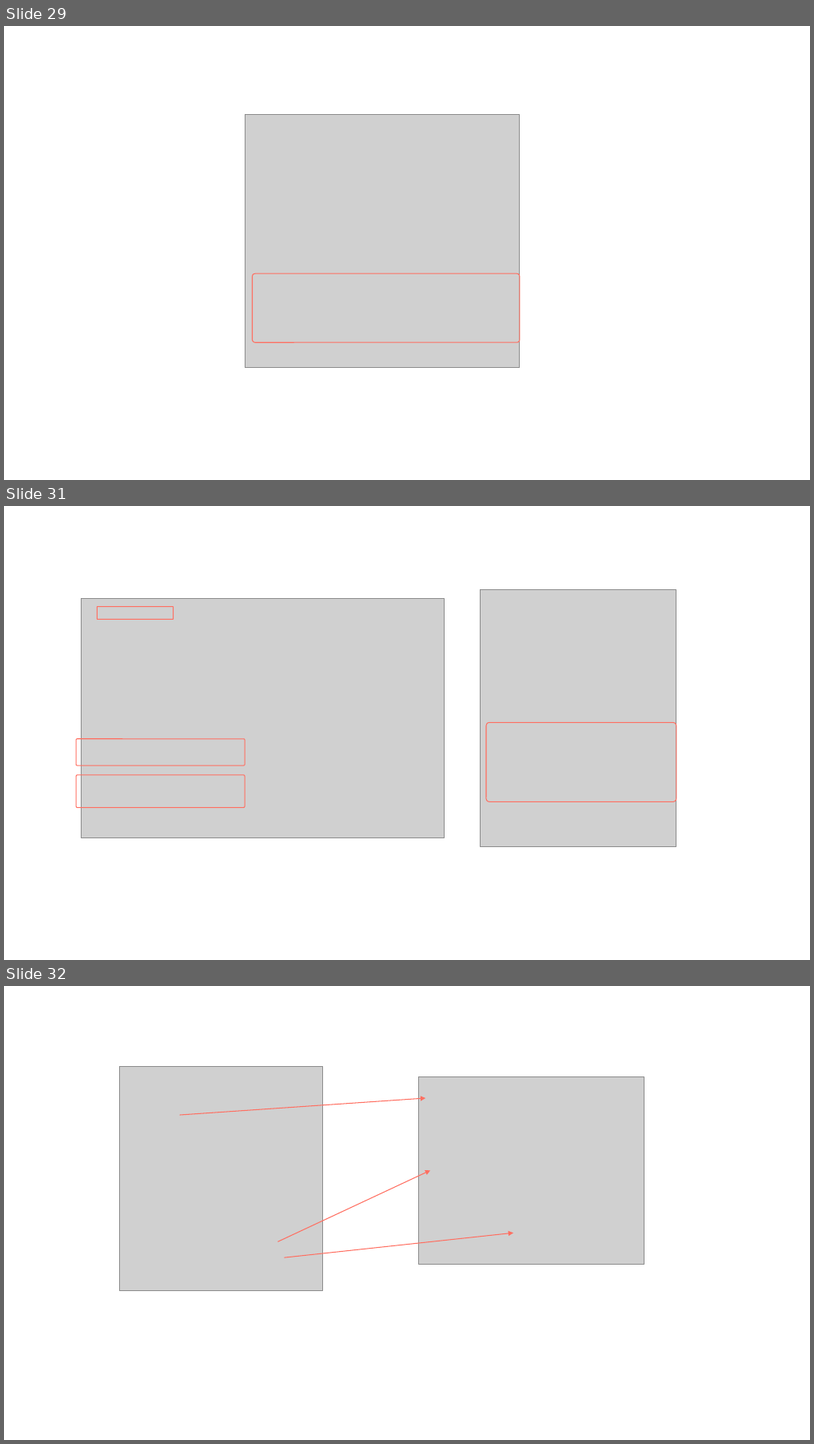
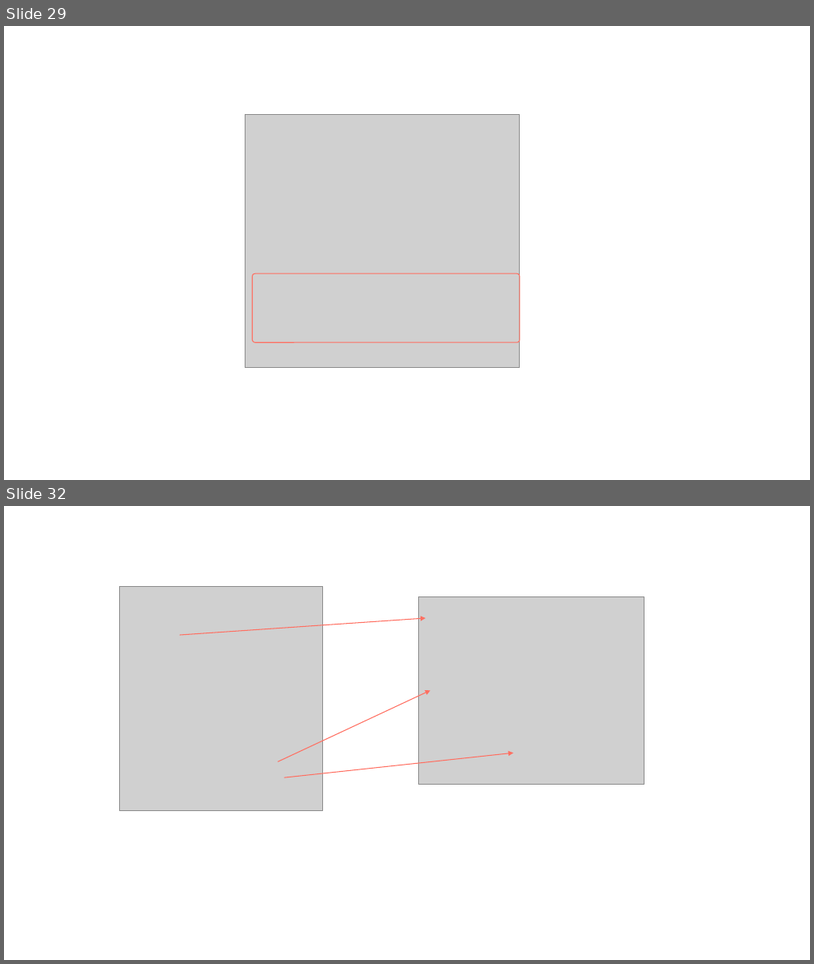
Before and after one commit to extreal-dev/Extreal.Guide, a slide deck: work/work.pptx. Shown one above the other, each under a label of ours: slides 29, 31 and 32 before the commit, slides 29 and 32 after it; the slides between them are not shown. The pictures are 814x1444 and 814x964 pixels, drawn with LibreOffice and Linux fonts; fonts in the diff are those of the drawing; grey boxes stand for pictures. Boxes give left, top, right and bottom in pixels: in the first picture for what was removed or moved away, otherwise in the second. Text is boxed around its words. In the diff, an @@ line names an element or a change of style, - is before the commit and + after.

```diff
--- a/work/work.pptx
+++ b/work/work.pptx
@@ slide 31 removed at [4,506,810,960], background #FFFFFF @@
@@ picture removed at [82,598,444,837] @@
@@ picture removed at [481,589,677,846] @@
@@ rounded rectangle removed at [97,607,174,619] @@
@@ rounded rectangle removed at [76,739,245,765] @@
@@ rounded rectangle removed at [486,723,678,802] @@
@@ rounded rectangle removed at [76,775,245,808] @@
```
Also in this commit, not shown: 3 slides changed, 6 slides added, 5 other slides removed, 18 other files.
